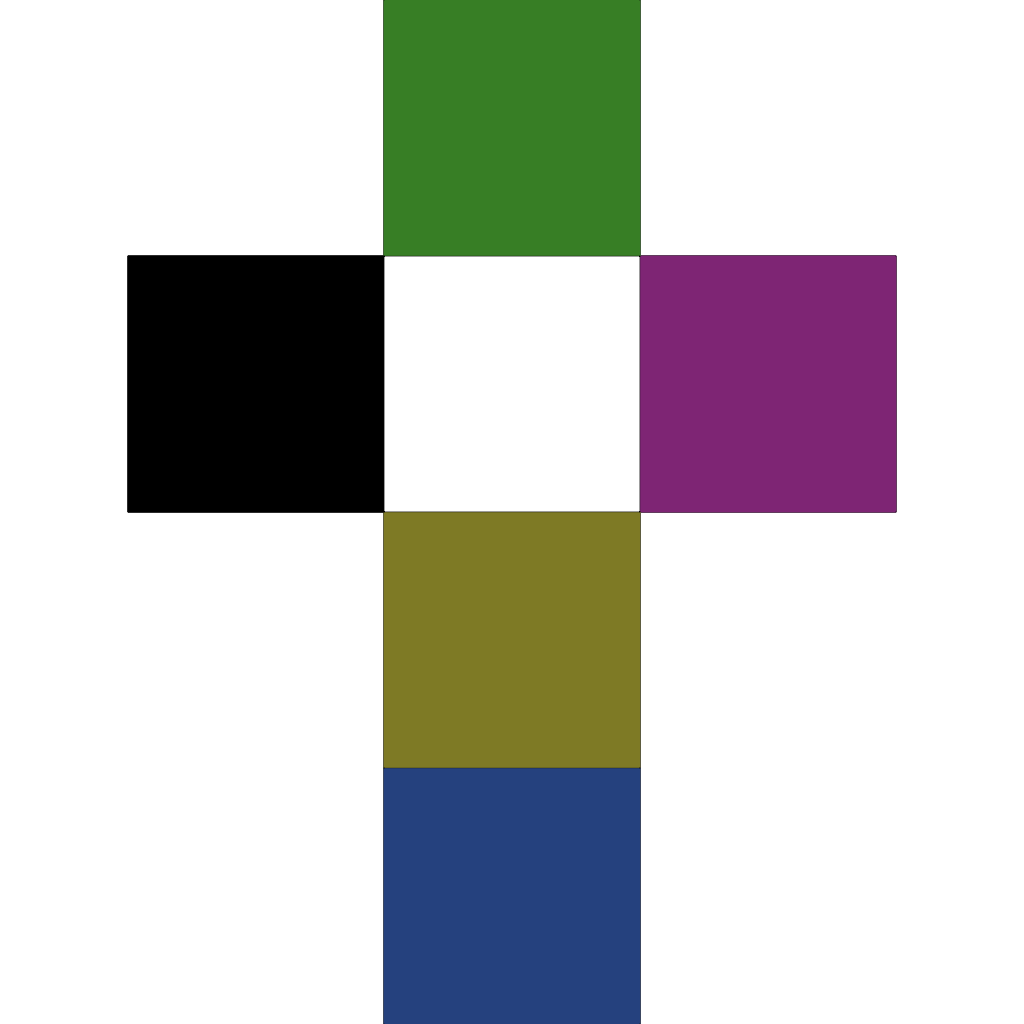
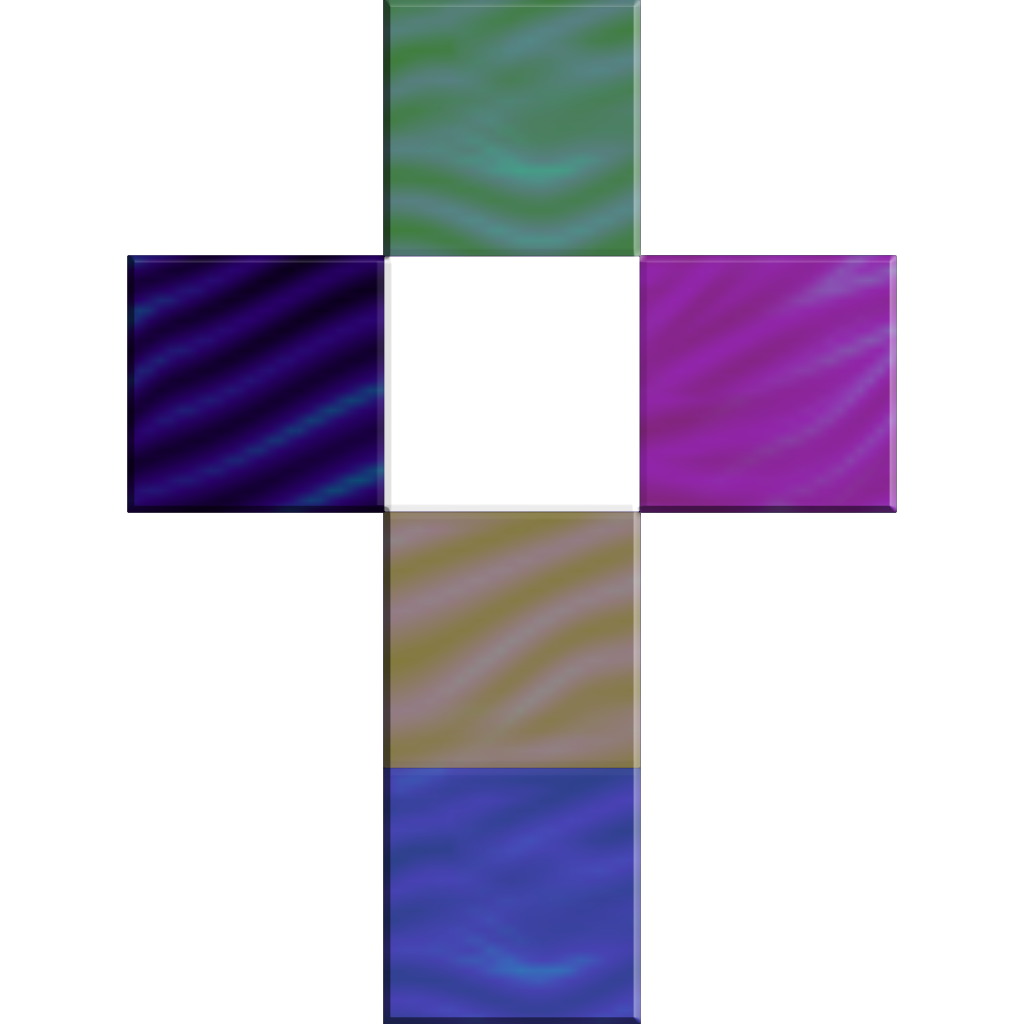
Layered file, before and after one edit (1024px x 1024px). Changes by layer:
pixels changed over (127, 0, 897, 1024) (layer not identified)
